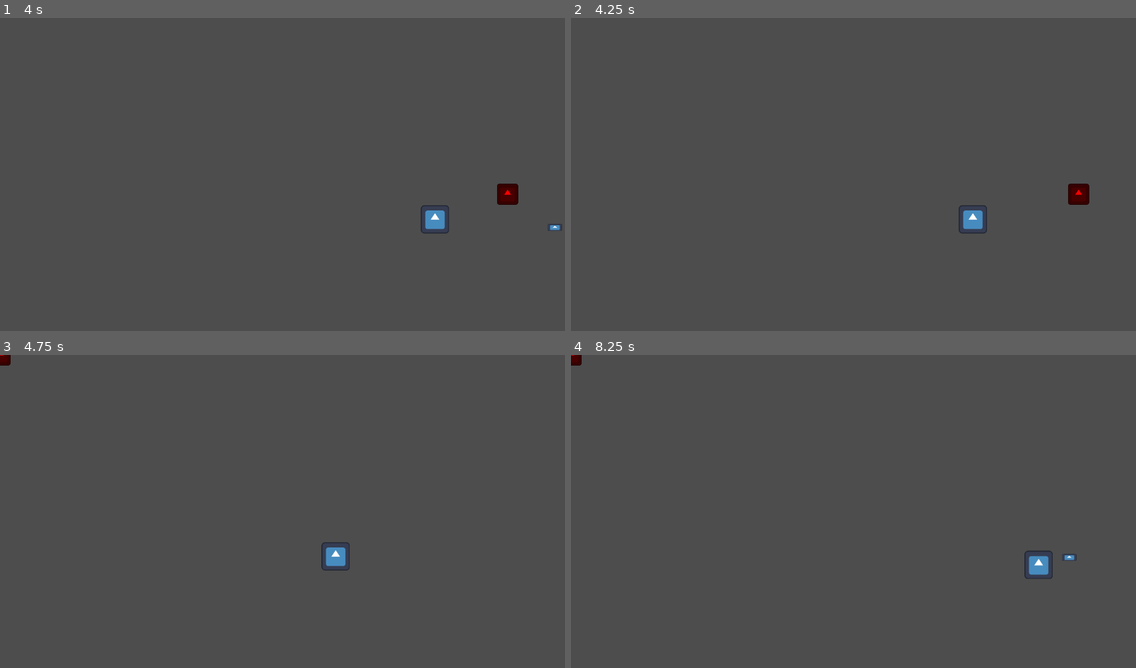
Above: before the commit, frames 1-4 (two rows, left to right).
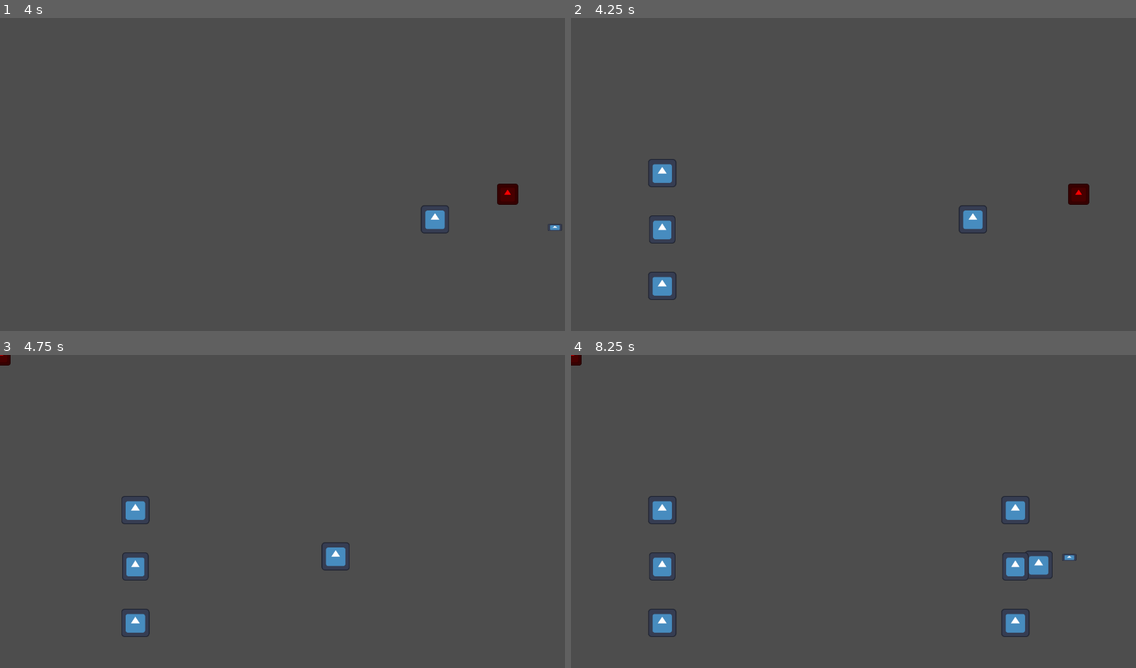
Above: after the commit, the same moments.

Repository: Lymer20/Juego-Seaquest
Game: Godot game, scene res://world/mundo.tscn
The game is run twice, just before and just after one commit, with the same random seed, the same clock (stepped at 60 frames per second) and the same inputs. The engine's default icon, where the game draws it, is replaced by a stand-in: a white triangle on a blue panel in a dark square.
Inputs:
- Up to frame 1 (4 s): tap Enter at 0.5 s; hold Right (derecha) 0.53-1.28 s; tap Space (disparo) at 0.6, 2.1, 3.6 s; hold Down (abajo) 1.28-2.03 s; tap R (revivir) at 1.35, 2.85 s; hold Right (derecha) 2.03-2.78 s; hold Up (arriba) 2.78-3.53 s; hold Left (izquierda) from 3.53 s (still down)
- Up to frame 2 (4.25 s): keep holding Left (izquierda)
- Up to frame 3 (4.75 s): keep holding Left (izquierda); tap R (revivir) at 4.35 s
- Up to frame 4 (8.25 s): release Left (izquierda) at 5.03 s; hold Down (abajo) 5.03-5.78 s; tap Space (disparo) at 5.1, 6.6, 8.1 s; hold Right (derecha) 5.78-6.53 s; tap R (revivir) at 5.85, 7.35 s; hold Up (arriba) 6.53-7.28 s; hold Right (derecha) 7.28-8.03 s; hold Down (abajo) from 8.03 s (still down)

Frame 1 is identical in both runs. In frame 2, 0.8% of the frame differs, in the area x 13-19%, y 45-91%; in frame 3, 0.8%; in frame 4, 1.7%, in the area x 13-82%, y 45-91%.
Error before the commit: Invalid assignment of property or key 'global_position' with value of type 'Vector2' on a base object of type 'previously freed'. (res://world/mundo.gd:22)
Error after the commit: Invalid assignment of property or key 'global_position' with value of type 'Vector2' on a base object of type 'previously freed'. (res://world/mundo.gd:42)

Commit message:
funcionalidad de las oleadas para que aparezcan aleatoriamente
-instacie las 3 oleadas en la escena principal con una matriz
-agregue en las 3 oleadas una funcion que elimina los elementos al salir de la pantalla
-agregue un timer a la escena principal que llama a las oleadas cada 4 segundos
-cree una funcion ramdom para elejir aleatoriamente la aparicion de las oleadas

Diff:
--- a/entities/enemies/oleada.gd
+++ /dev/null
@@ -1,13 +0,0 @@
-extends Node2D
-
-var velocidad = 200
-var direccion = 1
-
-func _process(delta):
-	position.x += velocidad * direccion * delta
-
-	# Si la figura se sale de la pantalla, reaparece
-	if position.x > get_viewport_rect().size.x + 50:
-		position.x = -50
-	elif position.x < -50:
-		position.x = get_viewport_rect().size.x + 50
--- a/entities/enemies/oleada.tscn
+++ /dev/null
@@ -1,13 +0,0 @@
-[gd_scene load_steps=3 format=3 uid="uid://cclgqepf0v7oj"]
-
-[ext_resource type="Script" uid="uid://dfo1fpypsope" path="res://entities/enemies/oleada.gd" id="1_35g8r"]
-[ext_resource type="Texture2D" uid="uid://dw6i1dfjqy8nk" path="res://icon.svg" id="2_ubxte"]
-
-[node name="Node2D" type="Node2D"]
-script = ExtResource("1_35g8r")
-
-[node name="Sprite2D" type="Sprite2D" parent="."]
-
-[node name="Icon" type="Sprite2D" parent="."]
-position = Vector2(-64, 381)
-texture = ExtResource("2_ubxte")
--- a/entities/enemies/waves/oleada_1.gd
+++ b/entities/enemies/waves/oleada_1.gd
@@ -6,8 +6,12 @@
 func _process(delta):
 	position.x += velocidad * direccion * delta
 
-	# Si la figura se sale de la pantalla, reaparece
+	# Si la figura se sale de la pantalla, vuelve a aparecer
 	if position.x > get_viewport_rect().size.x + 50:
 		position.x = -50
 	elif position.x < -50:
 		position.x = get_viewport_rect().size.x + 50
+
+
+func _on_visible_on_screen_notifier_2d_screen_exited() -> void:
+	queue_free()
--- a/entities/enemies/waves/oleada_1.tscn
+++ b/entities/enemies/waves/oleada_1.tscn
@@ -15,3 +15,7 @@
 position = Vector2(96, 544)
 scale = Vector2(0.5, 0.5)
 texture = ExtResource("2_jkpj3")
+
+[node name="VisibleOnScreenNotifier2D" type="VisibleOnScreenNotifier2D" parent="."]
+
+[connection signal="screen_exited" from="VisibleOnScreenNotifier2D" to="." method="_on_visible_on_screen_notifier_2d_screen_exited"]
--- a/entities/enemies/waves/oleada_2.gd
+++ b/entities/enemies/waves/oleada_2.gd
@@ -11,3 +11,7 @@
 		position.x = -50
 	elif position.x < -50:
 		position.x = get_viewport_rect().size.x + 50
+
+
+func _on_visible_on_screen_notifier_2d_screen_exited() -> void:
+	queue_free()
--- a/entities/enemies/waves/oleada_2.tscn
+++ b/entities/enemies/waves/oleada_2.tscn
@@ -12,11 +12,15 @@
 texture = ExtResource("2_vrei0")
 
 [node name="Sprite2D2" type="Sprite2D" parent="."]
-position = Vector2(224, 480)
+position = Vector2(160, 480)
 scale = Vector2(0.46875, 0.5)
 texture = ExtResource("2_vrei0")
 
 [node name="Sprite2D3" type="Sprite2D" parent="."]
-position = Vector2(32, 472)
+position = Vector2(160, 608)
 scale = Vector2(0.5, 0.5)
 texture = ExtResource("2_vrei0")
+
+[node name="VisibleOnScreenNotifier2D" type="VisibleOnScreenNotifier2D" parent="."]
+
+[connection signal="screen_exited" from="VisibleOnScreenNotifier2D" to="." method="_on_visible_on_screen_notifier_2d_screen_exited"]
--- a/entities/enemies/waves/oleada_3.gd
+++ b/entities/enemies/waves/oleada_3.gd
@@ -11,3 +11,7 @@
 		position.x = -50
 	elif position.x < -50:
 		position.x = get_viewport_rect().size.x + 50
+
+
+func _on_visible_on_screen_notifier_2d_screen_exited() -> void:
+	queue_free()
--- a/entities/enemies/waves/oleada_3.tscn
+++ b/entities/enemies/waves/oleada_3.tscn
@@ -30,3 +30,7 @@
 position = Vector2(96, 672)
 scale = Vector2(0.5, 0.5)
 texture = ExtResource("2_vshjo")
+
+[node name="VisibleOnScreenNotifier2D" type="VisibleOnScreenNotifier2D" parent="."]
+
+[connection signal="screen_exited" from="VisibleOnScreenNotifier2D" to="." method="_on_visible_on_screen_notifier_2d_screen_exited"]
--- a/world/mundo.gd
+++ b/world/mundo.gd
@@ -5,8 +5,28 @@
 var jugador_path=preload("res://entities/player/jugador.tscn")
 var jugador = jugador_path.instantiate()
 
+#oleadas
+var oleadas = [
+	preload("res://entities/enemies/waves/oleada_1.tscn"),
+	preload("res://entities/enemies/waves/oleada_2.tscn"),
+	preload("res://entities/enemies/waves/oleada_3.tscn")
+]
+
+#funcion que elije aleatoriamente cual oleada usar
+func spawn_random_wave():
+	var wave_scene = oleadas.pick_random()
+	var wave_instance = wave_scene.instantiate()
+	#wave_scene.position = Vector2(randf_range(100, 500), randf_range(100, 300))
+	add_child(wave_instance)
+
+#aqui se llama a la funcion random cada 3 segundos
+func _on_timer_timeout() -> void:
+	spawn_random_wave()
+
 func _ready():
 	polygon_2d.polygon = colision_del_mapa.polygon
+
+
 
 func _physics_process(delta: float) -> void:
 	if Input.is_action_just_pressed("revivir"):
@@ -24,6 +44,7 @@
 	jugador.add_to_group("jugador")
 	enemigo.add_to_group("enemigo")
 
+
 func _on_oxigeno_area_entered(area: Area2D) -> void:
 
 	if jugador.salvados > 0:
--- a/world/mundo.tscn
+++ b/world/mundo.tscn
@@ -33,5 +33,10 @@
 shape = SubResource("RectangleShape2D_ltsvv")
 debug_color = Color(0.662919, 0.513129, 0, 0.42)
 
+[node name="Timer" type="Timer" parent="."]
+wait_time = 4.0
+autostart = true
+
 [connection signal="area_entered" from="oxigeno" to="." method="_on_oxigeno_area_entered"]
 [connection signal="area_exited" from="oxigeno" to="." method="_on_oxigeno_area_exited"]
+[connection signal="timeout" from="Timer" to="." method="_on_timer_timeout"]
Not shown, removed: entities/enemies/oleada.gd.uid
